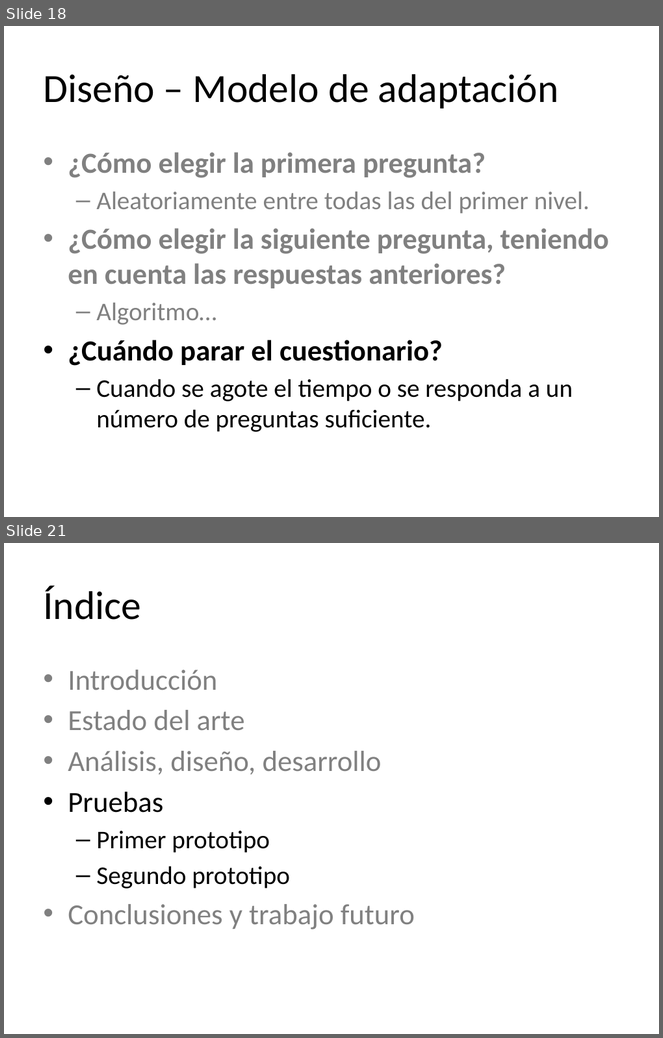
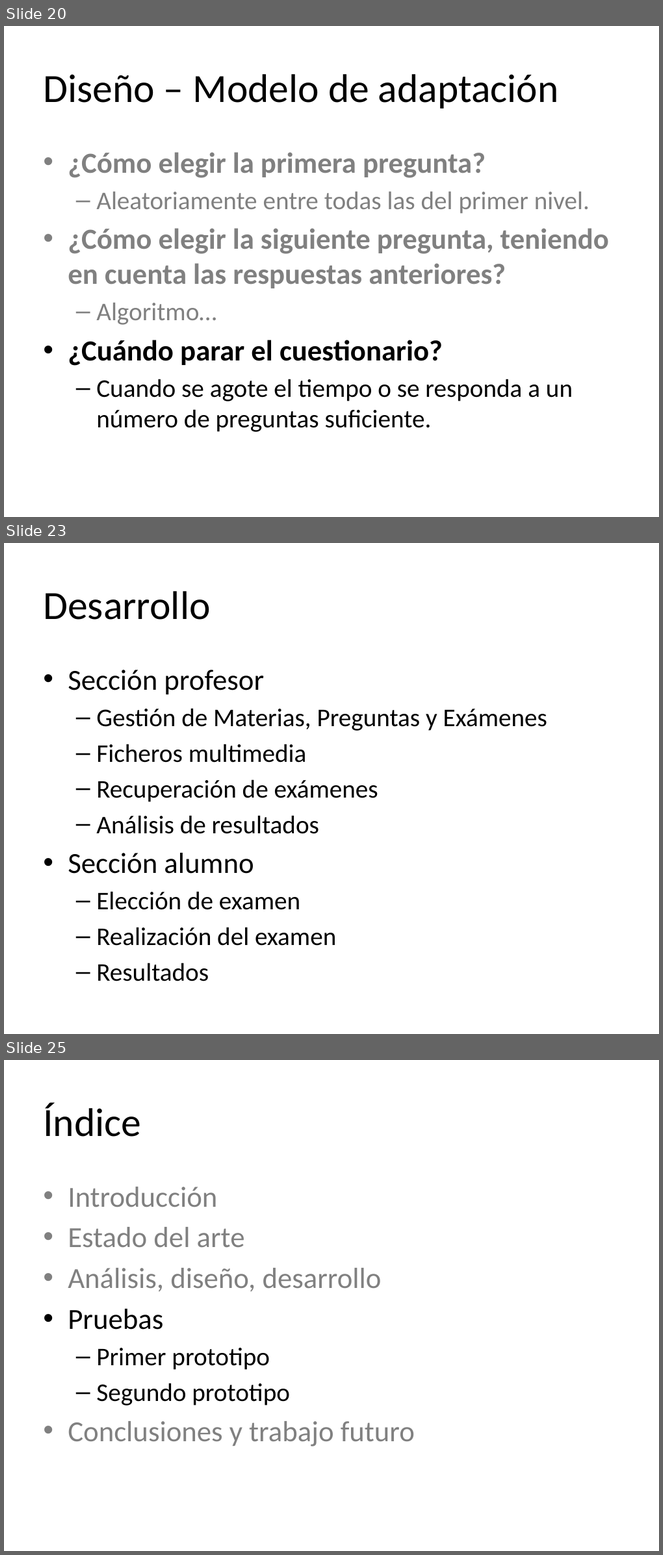
Before and after one commit to molins/TFG, a slide deck: presentacion/TFG.pptx. Shown one above the other, each under a label of ours: slides 18 and 21 before the commit, slides 20, 23 and 25 after it; the slides between them are not shown. The pictures are 663x1038 and 663x1555 pixels, drawn with LibreOffice and Linux fonts; fonts in the diff are those of the drawing. Boxes give left, top, right and bottom in pixels: in the first picture for what was removed or moved away, otherwise in the second. Text is boxed around its words. In the diff, an @@ line names an element or a change of style, - is before the commit and + after.

```diff
--- a/presentacion/TFG.pptx
+++ b/presentacion/TFG.pptx
@@ slide 23 added at <box>4,543,659,1034</box>, background #FFFFFF @@
@@ title added at <box>43,591,210,620</box>, 44 pt, text #000000 @@
+Desarrollo
@@ text added at <box>68,670,547,982</box>, 28 pt, text #000000 @@
+• Sección profesor
+  – Gestión de Materias, Preguntas y Exámenes
+  – Ficheros multimedia
+  – Recuperación de exámenes
+  – Análisis de resultados
+• Sección alumno
+  – Elección de examen
+  – Realización del examen
+  – Resultados
@@ what was slide 18 is now slide 20 @@
@@ what was slide 21 is now slide 25 @@
```
Also in this commit, not shown: 4 slides changed, 12 other slides added, 5 slides removed.
